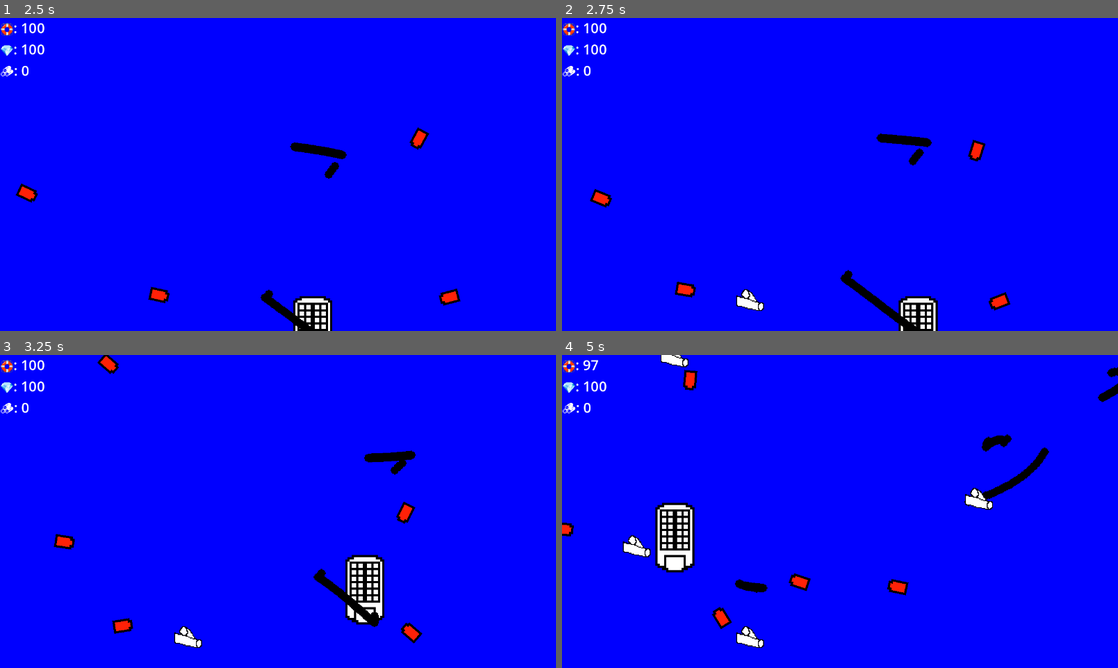
Above: before the commit, frames 1-4 (two rows, left to right).
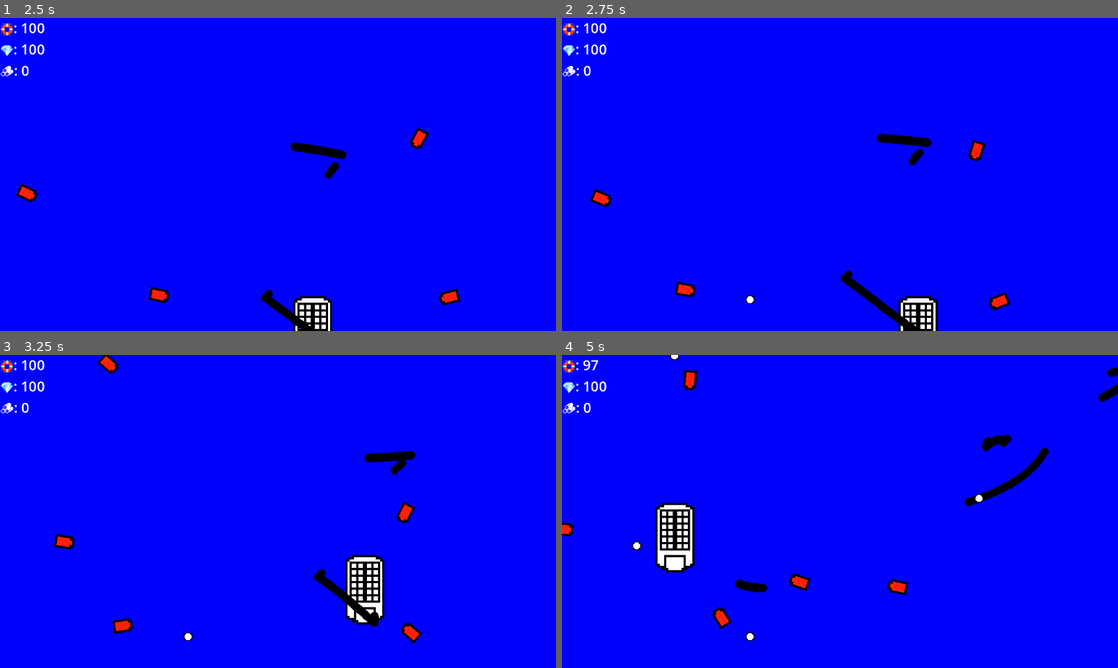
Above: after the commit, the same moments.

Repository: JoeyShapiro/ContainerCaptain
Game: Godot game, scene res://main.tscn
The game is run twice, just before and just after one commit, with the same random seed, the same clock (stepped at 60 frames per second) and the same inputs.
Inputs:
- Up to frame 1 (2.5 s): tap Enter at 0.5 s; hold Right (move_right) 0.53-1.28 s; hold Space (shoot) 0.53-1.28 s; hold Down (move_down) 1.28-2.03 s; tap Space (shoot) at 1.35 s; hold Right (move_right) from 2.03 s (still down); hold Space (shoot) from 2.03 s (still down)
- Up to frame 2 (2.75 s): keep holding Right (move_right); keep holding Space (shoot)
- Up to frame 3 (3.25 s): release Right (move_right) at 2.78 s; release Space (shoot) at 2.78 s; hold Up (move_up) from 2.78 s (still down); tap Space (shoot) at 2.85 s
- Up to frame 4 (5 s): release Up (move_up) at 3.53 s; hold Space (shoot) 3.53-4.28 s; hold Left (move_left) from 3.53 s (still down); tap Space (shoot) at 4.35 s

Frame 1 is identical in both runs. In frame 2, 0.2% of the frame differs, in the area x 31-37%, y 86-94%; in frame 3, 0.2%; in frame 4, 0.8%, in the area x 10-78%, y 0-94%.

Commit message:
gold drops

Diff:
--- a/gold.tscn
+++ b/gold.tscn
@@ -1,21 +1,20 @@
 [gd_scene load_steps=5 format=3 uid="uid://dmmy3b6kjpnin"]
 
 [ext_resource type="Script" path="res://gold.gd" id="1_n4kc1"]
-[ext_resource type="Texture2D" uid="uid://c1iri7cwddgnf" path="res://resource.png" id="2_iv65e"]
+[ext_resource type="Texture2D" uid="uid://exe56aabapmk" path="res://gold.png" id="2_t8dja"]
 
-[sub_resource type="SpriteFrames" id="SpriteFrames_cgfaj"]
+[sub_resource type="SpriteFrames" id="SpriteFrames_qj88m"]
 animations = [{
 "frames": [{
 "duration": 1.0,
-"texture": ExtResource("2_iv65e")
+"texture": ExtResource("2_t8dja")
 }],
 "loop": true,
 "name": &"default",
 "speed": 5.0
 }]
 
-[sub_resource type="RectangleShape2D" id="RectangleShape2D_0dh78"]
-size = Vector2(160, 125)
+[sub_resource type="CircleShape2D" id="CircleShape2D_4o84g"]
 
 [node name="CharacterBody2D" type="CharacterBody2D"]
 collision_layer = 8
@@ -25,8 +24,8 @@
 [node name="AnimatedSprite2D" type="AnimatedSprite2D" parent="."]
 texture_filter = 1
 scale = Vector2(2, 2)
-sprite_frames = SubResource("SpriteFrames_cgfaj")
+sprite_frames = SubResource("SpriteFrames_qj88m")
 
 [node name="CollisionShape2D" type="CollisionShape2D" parent="."]
 position = Vector2(0, 2.5)
-shape = SubResource("RectangleShape2D_0dh78")
+shape = SubResource("CircleShape2D_4o84g")
--- a/pirateRam.gd
+++ b/pirateRam.gd
@@ -7,6 +7,7 @@
 @export var speed = 2
 
 @export var resource_scene : PackedScene
+@export var gold_scene : PackedScene
 
 # Called when the node enters the scene tree for the first time.
 func _ready():
@@ -38,9 +39,10 @@
 		ram_timer = ram_cooldown
 
 func on_hit(damage):
-	var resource = resource_scene.instantiate()
-	resource.position = position
-
-	get_node('../').add_child(resource)
+	var drop = gold_scene.instantiate()
+	if (randi() % 100) > 80:
+		drop = resource_scene.instantiate()
+	drop.position = position
+	get_node('../').add_child(drop)
 
 	queue_free()
--- a/pirateRam.tscn
+++ b/pirateRam.tscn
@@ -1,8 +1,9 @@
-[gd_scene load_steps=6 format=3 uid="uid://bwnudvv2w1r8r"]
+[gd_scene load_steps=7 format=3 uid="uid://bwnudvv2w1r8r"]
 
 [ext_resource type="Script" path="res://pirateRam.gd" id="1_137oy"]
 [ext_resource type="PackedScene" uid="uid://b7utkqtrd73uq" path="res://resource.tscn" id="2_6pvcb"]
 [ext_resource type="Texture2D" uid="uid://k20yuhqicv6e" path="res://boat.png" id="2_qk4jy"]
+[ext_resource type="PackedScene" uid="uid://dmmy3b6kjpnin" path="res://gold.tscn" id="3_vlnb8"]
 
 [sub_resource type="SpriteFrames" id="SpriteFrames_tqc1f"]
 animations = [{
@@ -24,6 +25,7 @@
 collision_mask = 7
 script = ExtResource("1_137oy")
 resource_scene = ExtResource("2_6pvcb")
+gold_scene = ExtResource("3_vlnb8")
 metadata/_edit_group_ = true
 
 [node name="AnimatedSprite2D" type="AnimatedSprite2D" parent="."]
